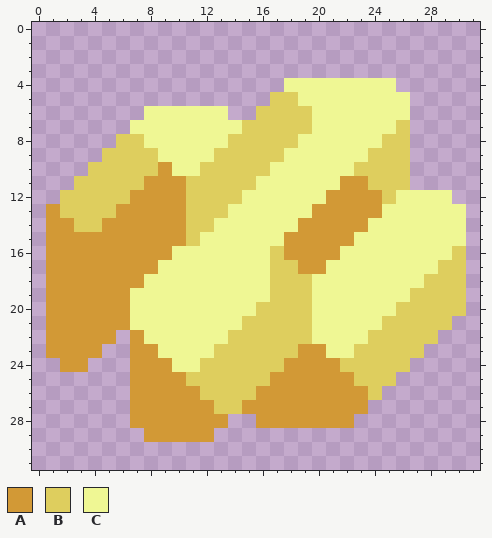
Pixel-art sprite -- assets/sprites/items/sulfur.png. The first picture shows the starting point.
The file is 32x32 pixels.
Palette (. is transparent): A #d29936  B #dece5e  C #eff794
Pixels before, first column x 1:
 4 .................CCCCCCCC.....
 5 ................BBCCCCCCCC....
 6 .......CCCCCC..BBBBCCCCCCC....
 7 ......CCCCCCCCBBBBBCCCCCCB....
 8 .....BBCCCCCCBBBBBCCCCCCBB....
 9 ....BBBBCCCCBBBBBCCCCCCBBB....
10 ...BBBBBACCBBBBBCCCCCCBBBB....
11 ..BBBBBAAABBBBBCCCCCCAABBB....
12 .BBBBBAAAABBBBCCCCCCAAAABCCCC.
13 ABBBBAAAAABBBCCCCCCAAAAACCCCCC
14 AABBAAAAAABBCCCCCCAAAAACCCCCCC
15 AAAAAAAAAABCCCCCCAAAAACCCCCCCC
16 AAAAAAAAACCCCCCCBAAAACCCCCCCCB
17 AAAAAAAACCCCCCCCBBAACCCCCCCCBB
18 AAAAAAACCCCCCCCCBBBCCCCCCCCBBB
19 AAAAAACCCCCCCCCCBBBCCCCCCCBBBB
20 AAAAAACCCCCCCCCBBBBCCCCCCBBBBB
21 AAAAAACCCCCCCCBBBBBCCCCCBBBBB.
22 AAAAA.ACCCCCCBBBBBBCCCCBBBBB..
23 AAAA..AACCCCBBBBBBAACCBBBBB...
24 .AA...AAACCBBBBBBAAAABBBBB....
25 ......AAAABBBBBBAAAAAABBB.....
26 ......AAAAABBBBAAAAAAAAB......
27 ......AAAAAABBAAAAAAAAA.......
28 ......AAAAAAA..AAAAAAA........
29 .......AAAAA..................
New version:
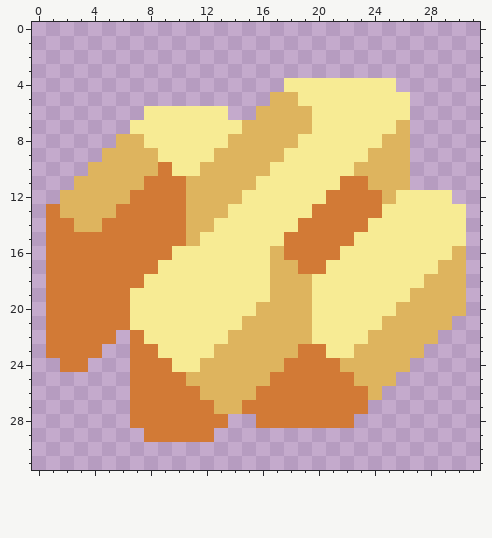
Change:
colour A: #d29936 -> #d27a36
colour B: #dece5e -> #deb45e
colour C: #eff794 -> #f7eb94
Boxes around the changes in both pictures, in picture pixels (x1, y1, x2, y2):
changed: (46, 78, 466, 442)
